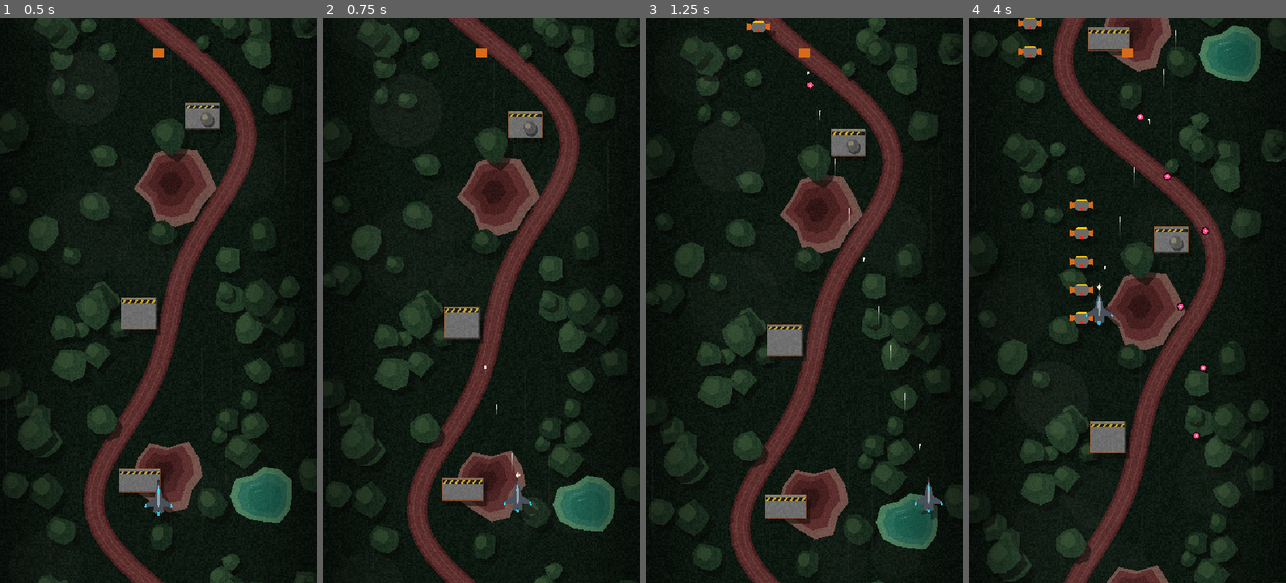
Above: before the commit, frames 1-4 (left to right).
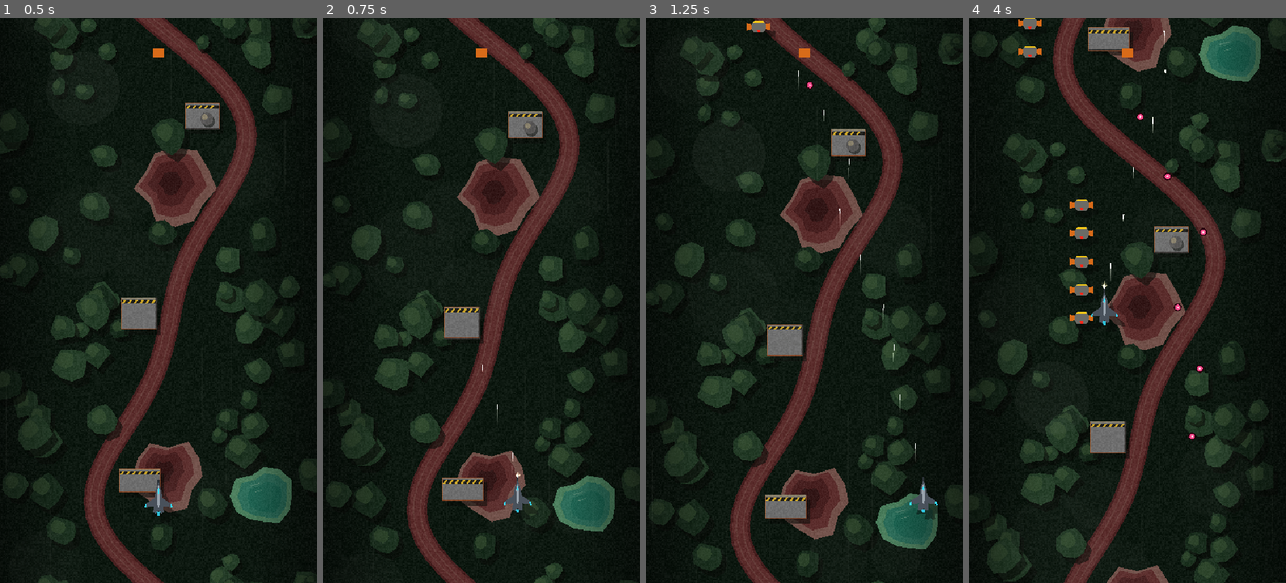
Above: after the commit, the same moments.

Repository: scenebiscuit-cell/asset-zero
Game: Godot game, scene res://tests/test_damage.tscn
The game is run twice, just before and just after one commit, with the same random seed, the same clock (stepped at 60 frames per second) and the same inputs. This scene is started directly instead of the project's main scene.
Inputs (mouse positions are in pixels of both pictures, inside the frame that each line leads up to):
- Up to frame 1 (0.5 s): no input
- Up to frame 2 (0.75 s): tap Enter at 0.5 s; move the mouse to (551, 272) at 0.52 s; hold D (move_right) from 0.53 s (still down); hold Space (fire) from 0.53 s (still down); click (551, 272) at 0.67 s
- Up to frame 3 (1.25 s): keep holding D (move_right); keep holding Space (fire); tap Shift (morph) at 0.8 s
- Up to frame 4 (4 s): release D (move_right) at 1.25 s; release Space (fire) at 1.25 s; drag from (1064, 328) to (1083, 29) at 1.27 s; move the mouse to (1159, 176) at 2.02 s; hold D (move_right) 2.03-2.75 s; hold Space (fire) 2.03-2.75 s; click (1159, 176) at 2.17 s; tap Shift (morph) at 2.3, 3.8 s; drag from (1111, 413) to (1083, 159) at 2.77 s; move the mouse to (1222, 385) at 3.52 s; hold A (move_left) from 3.53 s (still down); hold Space (fire) from 3.53 s (still down); click (1222, 385) at 3.67 s

Frame 1 is identical in both runs. In frame 2, less than 0.1% of the frame differs, in the area x 50-60%, y 61-80%; in frame 3, 0.4%; in frame 4, 0.5%, in the area x 36-76%, y 2-75%.

Commit message:
Step 5: Shared morph system and Combat Morph
MorphSystem tweens Polygon2D outlines to an AirframeShape resource (resamples
mismatched point counts, restarts smoothly when interrupted). CombatMorph holds
morph for Lance form: 0.15 s flow, 55% speed, 140% damage, autocannon converges
from a +-4 degree scatter to a straight stream, muzzle slides to the new nose.
AudioManager autoload plays code-generated placeholder morph sounds.

Co-Authored-By: Claude Fable 5.1 <noreply@anthropic.com>

Diff:
--- /dev/null
+++ b/autoload/audio_manager.gd
@@ -0,0 +1,51 @@
+extends Node
+## Plays sound effects by name. Placeholder sounds are generated in code so there are no audio
+## files yet; jsfxr sounds replace them in Step 18 by dropping files into audio/sfx/.
+
+const SAMPLE_RATE: int = 22050
+## How many sounds can overlap. The oldest one is cut off when they're all busy.
+const VOICES: int = 8
+
+var _streams: Dictionary[String, AudioStream] = {}
+var _players: Array[AudioStreamPlayer] = []
+var _next_voice: int = 0
+
+
+func _ready() -> void:
+	_streams["morph_to_lance"] = _make_metallic_sweep(380.0, 1000.0, 0.14)
+	_streams["morph_to_gunship"] = _make_metallic_sweep(1000.0, 380.0, 0.14)
+	for i: int in VOICES:
+		var player: AudioStreamPlayer = AudioStreamPlayer.new()
+		add_child(player)
+		_players.append(player)
+
+
+func play(sound_name: String, volume_db: float = 0.0) -> void:
+	if not _streams.has(sound_name):
+		push_warning("AudioManager: no sound named '%s'" % sound_name)
+		return
+	var player: AudioStreamPlayer = _players[_next_voice]
+	_next_voice = (_next_voice + 1) % VOICES
+	player.stream = _streams[sound_name]
+	player.volume_db = volume_db
+	player.play()
+
+
+## A short pitch sweep with a wobbling overtone and a fast decay: reads as "liquid metal" for now.
+func _make_metallic_sweep(from_hz: float, to_hz: float, duration: float) -> AudioStreamWAV:
+	var frames: int = int(SAMPLE_RATE * duration)
+	var data: PackedByteArray = PackedByteArray()
+	data.resize(frames * 2) # 16-bit mono
+	var phase: float = 0.0
+	for i: int in frames:
+		var t: float = float(i) / frames
+		phase += TAU * lerpf(from_hz, to_hz, t) / SAMPLE_RATE
+		var envelope: float = minf(1.0, t * 25.0) * (1.0 - t) * (1.0 - t)
+		var sample: float = (sin(phase) + 0.35 * sin(phase * 2.01) + 0.15 * sin(phase * 3.7)) * envelope * 0.45
+		data.encode_s16(i * 2, int(clampf(sample, -1.0, 1.0) * 32767.0))
+	var wav: AudioStreamWAV = AudioStreamWAV.new()
+	wav.format = AudioStreamWAV.FORMAT_16_BITS
+	wav.mix_rate = SAMPLE_RATE
+	wav.stereo = false
+	wav.data = data
+	return wav
--- /dev/null
+++ b/data/shapes/xf0_light_gunship.tres
@@ -0,0 +1,16 @@
+[gd_resource type="Resource" script_class="AirframeShape" format=3]
+
+[ext_resource type="Script" path="res://resources/airframe_shape.gd" id="1_shape"]
+
+[resource]
+script = ExtResource("1_shape")
+parts = Dictionary[String, PackedVector2Array]({
+"Barrel": PackedVector2Array(-1.5, -35, 1.5, -35, 1.5, -20, -1.5, -20),
+"Hull": PackedVector2Array(0, -30, 5, -16, 7, -4, 22, 6, 24, 12, 8, 10, 9, 20, 4, 22, 0, 18, -4, 22, -9, 20, -8, 10, -24, 12, -22, 6, -7, -4, -5, -16),
+"Highlight": PackedVector2Array(0, -26, 2.5, -14, 2, 6, 0, 12, -2, 6, -2.5, -14),
+"Sensor": PackedVector2Array(0, -21, 1.5, -15, 0, -11, -1.5, -15),
+"WingLightL": PackedVector2Array(-24, 12, -22, 6, -20, 7, -21, 11.7),
+"WingLightR": PackedVector2Array(24, 12, 22, 6, 20, 7, 21, 11.7),
+"EngineGlow": PackedVector2Array(-3, 19, 3, 19, 2, 26, -2, 26)
+})
+muzzle_offset = Vector2(0, -35)
--- /dev/null
+++ b/data/shapes/xf0_light_lance.tres
@@ -0,0 +1,16 @@
+[gd_resource type="Resource" script_class="AirframeShape" format=3]
+
+[ext_resource type="Script" path="res://resources/airframe_shape.gd" id="1_shape"]
+
+[resource]
+script = ExtResource("1_shape")
+parts = Dictionary[String, PackedVector2Array]({
+"Barrel": PackedVector2Array(-1.5, -46, 1.5, -46, 1.5, -30, -1.5, -30),
+"Hull": PackedVector2Array(0, -40, 3, -22, 4.5, -6, 12, 14, 13, 21, 7, 17, 7, 25, 3, 27, 0, 23, -3, 27, -7, 25, -7, 17, -13, 21, -12, 14, -4.5, -6, -3, -22),
+"Highlight": PackedVector2Array(0, -36, 2, -18, 1.5, 8, 0, 15, -1.5, 8, -2, -18),
+"Sensor": PackedVector2Array(0, -30, 1.5, -24, 0, -20, -1.5, -24),
+"WingLightL": PackedVector2Array(-13, 21, -12, 14, -10, 15, -11, 20.5),
+"WingLightR": PackedVector2Array(13, 21, 12, 14, 10, 15, 11, 20.5),
+"EngineGlow": PackedVector2Array(-3, 24, 3, 24, 2, 34, -2, 34)
+})
+muzzle_offset = Vector2(0, -46)
--- a/data/weapons/m20_autocannon.tres
+++ b/data/weapons/m20_autocannon.tres
@@ -6,3 +6,4 @@
 script = ExtResource("1_weapon")
 fire_interval = 0.08
 round_speed = 1000.0
+spread_degrees = 4.0
--- a/project.godot
+++ b/project.godot
@@ -17,6 +17,7 @@
 [autoload]
 
 GameState="*res://autoload/game_state.gd"
+AudioManager="*res://autoload/audio_manager.gd"
 
 [display]
 
--- /dev/null
+++ b/resources/airframe_shape.gd
@@ -0,0 +1,8 @@
+class_name AirframeShape
+extends Resource
+## One airframe silhouette as point lists (DESIGN.md §5.3). Keys are the Polygon2D node names under
+## Visual/Airframe. Every form, weight class and refit is just another one of these in data/shapes/.
+
+@export var parts: Dictionary[String, PackedVector2Array] = {}
+## Where the nose weapon's muzzle sits for this shape, relative to the ship.
+@export var muzzle_offset: Vector2 = Vector2(0.0, -35.0)
--- a/resources/weapon_data.gd
+++ b/resources/weapon_data.gd
@@ -6,3 +6,5 @@
 @export var fire_interval: float = 0.07
 @export var round_speed: float = 1100.0
 @export var damage: int = 10
+## Random scatter per round in Gunship form, in degrees. Lance form converges this to zero.
+@export var spread_degrees: float = 4.0
--- /dev/null
+++ b/scenes/fx/morph/morph_system.gd
@@ -0,0 +1,109 @@
+class_name MorphSystem
+extends Node
+## The one shared shape-tween system (DESIGN.md §5.3). Flows a set of Polygon2D nodes from whatever
+## outline they have now to a target AirframeShape. Combat Morph, refit morphs, weight-class changes
+## and Assimilate all go through this. Don't write a second one.
+
+## Fires every step of a morph, so things that copy the outline (drop shadow) can follow.
+signal shape_changed
+signal morph_finished
+
+## The node whose Polygon2D children get morphed.
+@export var airframe_path: NodePath = ^"../Visual/Airframe"
+@export var transition: Tween.TransitionType = Tween.TRANS_SINE
+@export var easing: Tween.EaseType = Tween.EASE_IN_OUT
+
+var _parts: Dictionary[String, Polygon2D] = {}
+var _from: Dictionary[String, PackedVector2Array] = {}
+var _to: Dictionary[String, PackedVector2Array] = {}
+# Scratch arrays reused every step so a morph never allocates per frame.
+var _work: Dictionary[String, PackedVector2Array] = {}
+var _tween: Tween
+
+
+func _ready() -> void:
+	var airframe: Node = get_node(airframe_path)
+	for child: Node in airframe.get_children():
+		if child is Polygon2D:
+			_parts[child.name] = child as Polygon2D
+
+
+## Jumps straight to a shape with no animation.
+func snap_to(shape: AirframeShape) -> void:
+	if _tween:
+		_tween.kill()
+	for part_name: String in shape.parts:
+		if _parts.has(part_name):
+			_parts[part_name].polygon = shape.parts[part_name]
+	shape_changed.emit()
+
+
+## Flows from the current outline to `shape` over `duration` seconds. Interrupting a morph
+## in progress starts the new one from wherever the points are right now, so it never jumps.
+func morph_to(shape: AirframeShape, duration: float) -> void:
+	if _tween:
+		_tween.kill()
+	_from.clear()
+	_to.clear()
+	_work.clear()
+	for part_name: String in shape.parts:
+		if not _parts.has(part_name):
+			push_warning("MorphSystem: no Polygon2D named '%s' under %s" % [part_name, airframe_path])
+			continue
+		var current: PackedVector2Array = _parts[part_name].polygon
+		var target: PackedVector2Array = shape.parts[part_name]
+		# Point counts must match to tween point-by-point; resample the shorter one if they don't.
+		var count: int = maxi(current.size(), target.size())
+		_from[part_name] = resample(current, count)
+		_to[part_name] = resample(target, count)
+		var work: PackedVector2Array = PackedVector2Array()
+		work.resize(count)
+		_work[part_name] = work
+	_tween = create_tween()
+	_tween.tween_method(_apply, 0.0, 1.0, duration).set_trans(transition).set_ease(easing)
+	_tween.finished.connect(_on_tween_finished)
+
+
+func is_morphing() -> bool:
+	return _tween != null and _tween.is_running()
+
+
+func _apply(t: float) -> void:
+	for part_name: String in _from:
+		var a: PackedVector2Array = _from[part_name]
+		var b: PackedVector2Array = _to[part_name]
+		var out: PackedVector2Array = _work[part_name]
+		for i: int in a.size():
+			out[i] = a[i].lerp(b[i], t)
+		_parts[part_name].polygon = out
+	shape_changed.emit()
+
+
+func _on_tween_finished() -> void:
+	morph_finished.emit()
+
+
+## Spreads `count` points evenly around a closed outline. Lets two shapes with different point
+## counts morph into each other (a refit can add a pylon without every shape needing the same count).
+static func resample(points: PackedVector2Array, count: int) -> PackedVector2Array:
+	if points.size() == count or points.size() < 2:
+		return points
+	var n: int = points.size()
+	var edge_lengths: PackedFloat32Array = PackedFloat32Array()
+	edge_lengths.resize(n)
+	var perimeter: float = 0.0
+	for i: int in n:
+		edge_lengths[i] = points[i].distance_to(points[(i + 1) % n])
+		perimeter += edge_lengths[i]
+	var out: PackedVector2Array = PackedVector2Array()
+	out.resize(count)
+	var edge: int = 0
+	var edge_start: float = 0.0
+	for k: int in count:
+		var target: float = perimeter * k / count
+		while edge < n - 1 and edge_start + edge_lengths[edge] < target:
+			edge_start += edge_lengths[edge]
+			edge += 1
+		var along: float = 0.0 if edge_lengths[edge] == 0.0 else (target - edge_start) / edge_lengths[edge]
+		out[k] = points[edge].lerp(points[(edge + 1) % n], clampf(along, 0.0, 1.0))
+	return out
--- /dev/null
+++ b/scenes/player/combat_morph.gd
@@ -0,0 +1,47 @@
+class_name CombatMorph
+extends Node
+## Combat Morph (DESIGN.md §5.6): hold `morph` for Lance form, release to flow back to Gunship form.
+## Owns the two shapes and the timing; the Player applies the speed, damage and fire-pattern changes.
+
+signal form_changed(is_lance: bool)
+
+@export var gunship_shape: AirframeShape
+@export var lance_shape: AirframeShape
+@export var morph_time: float = 0.15
+@export var lance_speed_multiplier: float = 0.55
+@export var lance_damage_multiplier: float = 1.4
+@export var morph_system_path: NodePath = ^"../MorphSystem"
+
+var is_lance: bool = false
+
+@onready var _morph_system: MorphSystem = get_node(morph_system_path)
+
+
+func _ready() -> void:
+	_morph_system.snap_to(gunship_shape)
+
+
+func _physics_process(_delta: float) -> void:
+	# Polled, not event-driven, so a held button survives focus changes and the Mission Failed restart.
+	var want_lance: bool = Input.is_action_pressed("morph")
+	if want_lance != is_lance:
+		set_form(want_lance)
+
+
+func set_form(lance: bool) -> void:
+	is_lance = lance
+	_morph_system.morph_to(current_shape(), morph_time)
+	AudioManager.play("morph_to_lance" if lance else "morph_to_gunship")
+	form_changed.emit(lance)
+
+
+func current_shape() -> AirframeShape:
+	return lance_shape if is_lance else gunship_shape
+
+
+func speed_multiplier() -> float:
+	return lance_speed_multiplier if is_lance else 1.0
+
+
+func damage_multiplier() -> float:
+	return lance_damage_multiplier if is_lance else 1.0
--- a/scenes/player/player.gd
+++ b/scenes/player/player.gd
@@ -24,7 +24,9 @@
 @onready var _autocannon: Autocannon = $Autocannon
 @onready var _hitbox: CollisionShape2D = $Hitbox
 @onready var _airframe: Node2D = $Visual/Airframe
-@onready var _shadow: Node2D = $Shadow
+@onready var _shadow: DropShadow = $Shadow
+@onready var _morph_system: MorphSystem = $MorphSystem
+@onready var _combat_morph: CombatMorph = $CombatMorph
 @onready var _hit_splash: CPUParticles2D = $Visual/HitSplash
 @onready var _death_splash: CPUParticles2D = $Visual/DeathSplash
 
@@ -32,6 +34,8 @@
 func _ready() -> void:
 	_autocannon.round_pool = round_pool
 	area_entered.connect(_try_hit)
+	_morph_system.shape_changed.connect(_shadow.refresh)
+	_combat_morph.form_changed.connect(_on_form_changed)
 
 
 func _unhandled_input(event: InputEvent) -> void:
@@ -44,11 +48,12 @@
 	if direction != Vector2.ZERO:
 		_input_mode = InputMode.KEYBOARD
 
+	var speed: float = move_speed * _combat_morph.speed_multiplier()
 	if _input_mode == InputMode.KEYBOARD:
-		position += direction * move_speed * delta
+		position += direction * speed * delta
 	else:
-		# Capped at move_speed so mouse play isn't faster than keyboard.
-		position = position.move_toward(get_global_mouse_position(), move_speed * delta)
+		# Capped at speed so mouse play isn't faster than keyboard.
+		position = position.move_toward(get_global_mouse_position(), speed * delta)
 
 	_clamp_to_screen()
 	_autocannon.firing = autofire or Input.is_action_pressed("fire")
@@ -63,6 +68,14 @@
 		_die()
 		return
 	_invulnerable_left = invulnerable_time
+
+
+func _on_form_changed(is_lance: bool) -> void:
+	_autocannon.converged = is_lance
+	_autocannon.damage_multiplier = _combat_morph.damage_multiplier()
+	# The muzzle (and its flash) slides out to the new nose as the shape flows.
+	var muzzle: Vector2 = _combat_morph.current_shape().muzzle_offset
+	create_tween().tween_property(_autocannon, "position", muzzle, _combat_morph.morph_time)
 
 
 func _try_hit(area: Area2D) -> void:
@@ -95,6 +108,7 @@
 	_dead = true
 	_autocannon.firing = false
 	set_physics_process(false)
+	_combat_morph.set_physics_process(false)
 	_hitbox.set_deferred("disabled", true)
 	_airframe.modulate.a = 1.0
 	_death_splash.restart()
--- a/scenes/player/player.tscn
+++ b/scenes/player/player.tscn
@@ -1,9 +1,13 @@
-[gd_scene load_steps=9 format=3]
+[gd_scene load_steps=13 format=3]
 
 [ext_resource type="Script" path="res://scenes/player/player.gd" id="1_player"]
 [ext_resource type="Script" path="res://scenes/weapons/autocannon.gd" id="2_autocannon"]
 [ext_resource type="Resource" path="res://data/weapons/m20_autocannon.tres" id="3_m20"]
 [ext_resource type="Script" path="res://scenes/fx/drop_shadow.gd" id="4_shadow"]
+[ext_resource type="Script" path="res://scenes/fx/morph/morph_system.gd" id="5_morph"]
+[ext_resource type="Script" path="res://scenes/player/combat_morph.gd" id="6_combat_morph"]
+[ext_resource type="Resource" path="res://data/shapes/xf0_light_gunship.tres" id="7_gunship"]
+[ext_resource type="Resource" path="res://data/shapes/xf0_light_lance.tres" id="8_lance"]
 
 [sub_resource type="CircleShape2D" id="CircleShape2D_hitbox"]
 radius = 6.0
@@ -102,6 +106,14 @@
 scale_amount_max = 4.5
 color_ramp = SubResource("Gradient_death")
 
+[node name="MorphSystem" type="Node" parent="."]
+script = ExtResource("5_morph")
+
+[node name="CombatMorph" type="Node" parent="."]
+script = ExtResource("6_combat_morph")
+gunship_shape = ExtResource("7_gunship")
+lance_shape = ExtResource("8_lance")
+
 [node name="Autocannon" type="Node2D" parent="."]
 position = Vector2(0, -35)
 script = ExtResource("2_autocannon")
--- a/scenes/weapons/autocannon.gd
+++ b/scenes/weapons/autocannon.gd
@@ -13,6 +13,9 @@
 
 var round_pool: RoundPool
 var firing: bool = false
+## Set by Combat Morph: Lance form fires dead straight and hits harder.
+var converged: bool = false
+var damage_multiplier: float = 1.0
 var _cooldown: float = 0.0
 var _flash_time: float = 0.0
 
@@ -30,7 +33,10 @@
 		_cooldown = maxf(_cooldown, 0.0)
 		return
 	if _cooldown <= 0.0:
-		round_pool.fire(global_position, Vector2.UP * data.round_speed, data.damage)
+		var direction: Vector2 = Vector2.UP
+		if not converged and data.spread_degrees > 0.0:
+			direction = direction.rotated(deg_to_rad(randf_range(-data.spread_degrees, data.spread_degrees)))
+		round_pool.fire(global_position, direction * data.round_speed, roundi(data.damage * damage_multiplier))
 		_cooldown += data.fire_interval
 		_show_flash()
 
Not shown, added: autoload/audio_manager.gd.uid
Not shown, added: resources/airframe_shape.gd.uid
Not shown, added: scenes/fx/morph/morph_system.gd.uid
Not shown, added: scenes/player/combat_morph.gd.uid
Not shown, changed: ROADMAP.md
